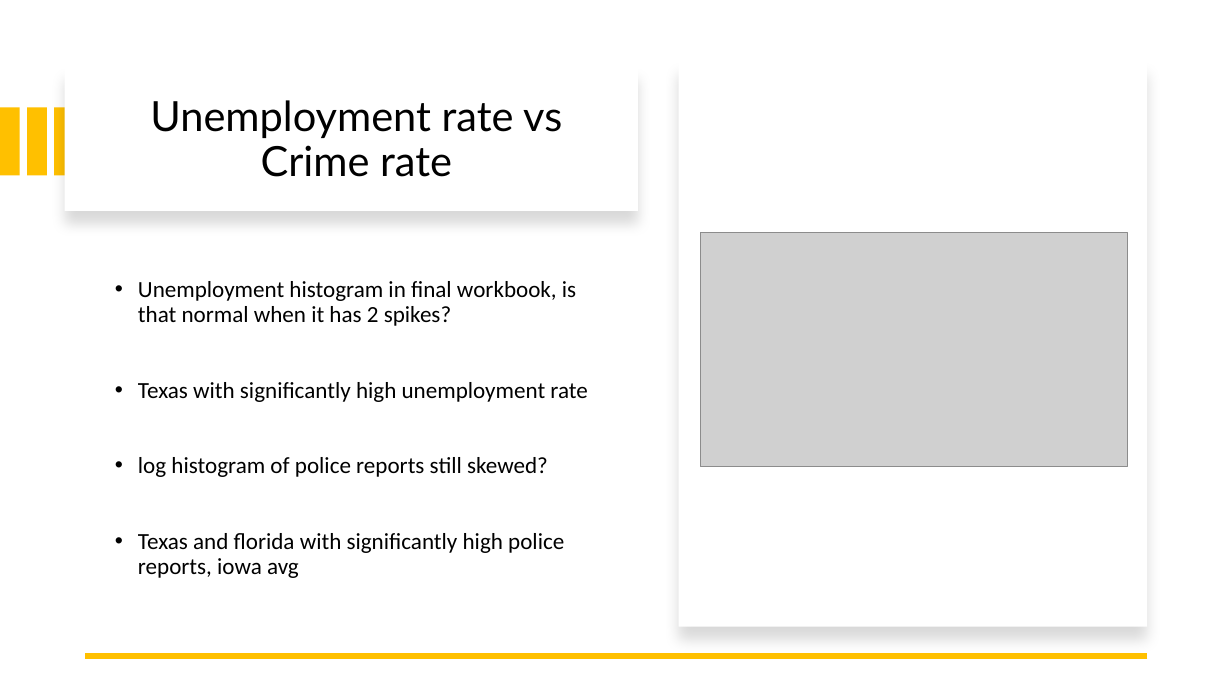
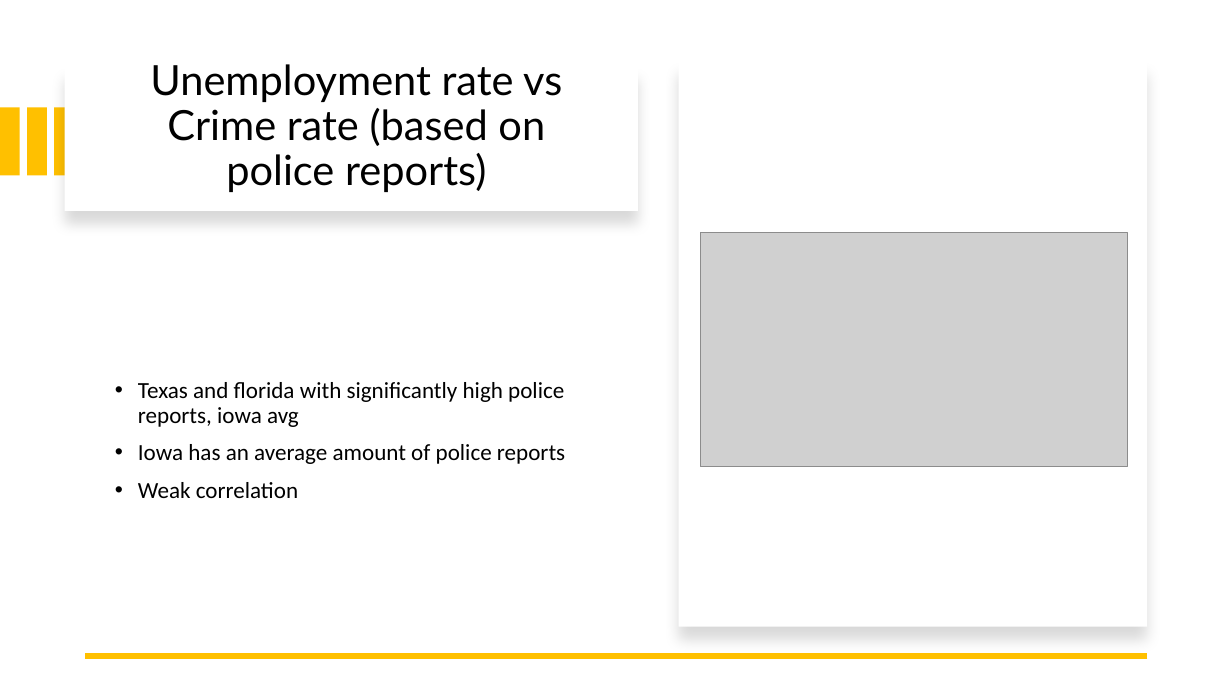
Before and after one commit to Mt122606/Curous-Conquers-, a slide deck: slide 12 of CuriousConquersProject/ProjectPowerpoint.pptx. Drawn at 1232x693 pixels with LibreOffice and Linux fonts; fonts in the diff are those of the drawing; grey boxes stand for pictures. Boxes give left, top, right and bottom in pixels: in the first picture for what was removed or moved away, otherwise in the second. Text is boxed around its words. In the diff, an @@ line names an element or a change of style, - is before the commit and + after.

```diff
--- a/CuriousConquersProject/ProjectPowerpoint.pptx
+++ b/CuriousConquersProject/ProjectPowerpoint.pptx
@@ title at (x1=150, y1=64, x2=562, y2=192): text changed @@
-Unemployment rate vs Crime rate
+Unemployment rate vs Crime rate (based on police reports)
@@ text at (x1=138, y1=281, x2=587, y2=477): paragraphs removed @@
-• Unemployment histogram in final workbook, is that normal when it has 2 spikes?
-• Texas with significantly high unemployment rate
-• log histogram of police reports still skewed?
@@ text at (x1=138, y1=444, x2=565, y2=498): paragraphs added @@
+• Iowa has an average amount of police reports
+• Weak correlation
```
Also in this commit, not shown: 1 other slide changed, 2 slides added.
